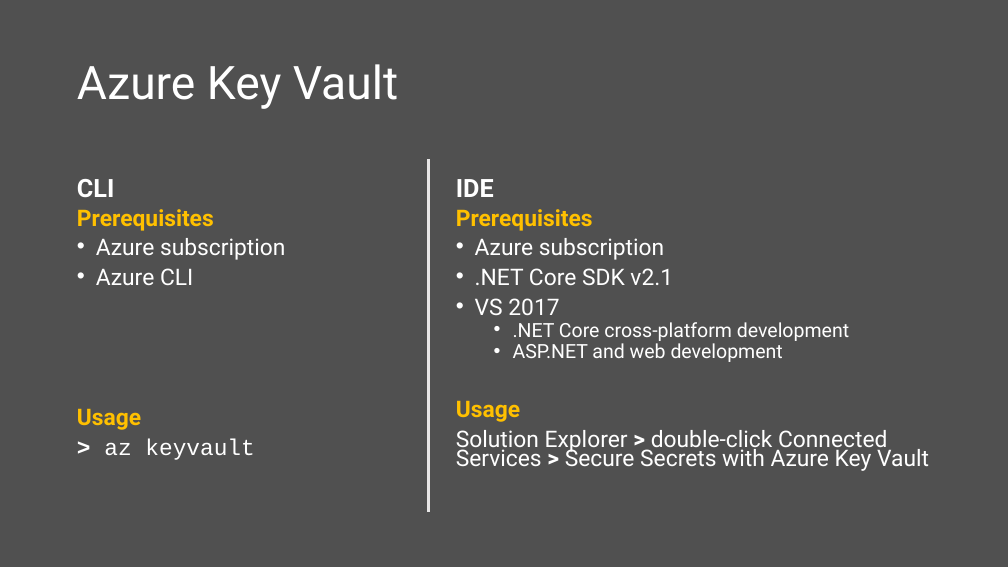
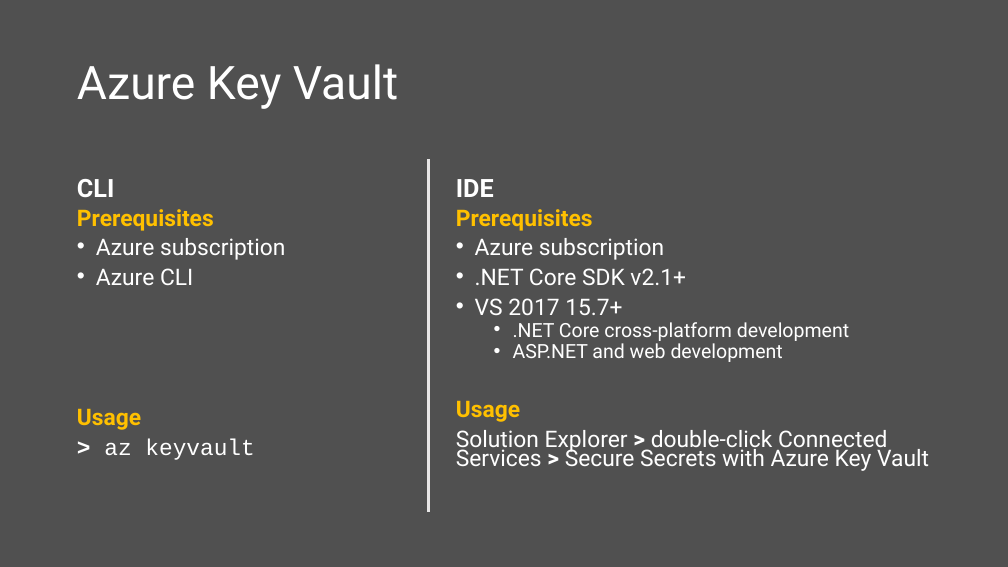
Before and after one commit to scottaddie/slide-decks, a slide deck: slide 10 of Protecting App Secrets.pptx. Drawn at 1008x567 pixels with LibreOffice and Linux fonts; fonts in the diff are those of the drawing. Boxes give left, top, right and bottom in pixels: in the first picture for what was removed or moved away, otherwise in the second. Text is boxed around its words. In the diff, an @@ line names an element or a change of style, - is before the commit and + after.

```diff
--- a/Protecting App Secrets.pptx
+++ b/Protecting App Secrets.pptx
@@ text at box(475, 268, 686, 315): text changed @@
-• .NET Core SDK v2.1
-• VS 2017
+• .NET Core SDK v2.1+
+• VS 2017 15.7+
```
Also in this commit, not shown: 2 other slides changed.
